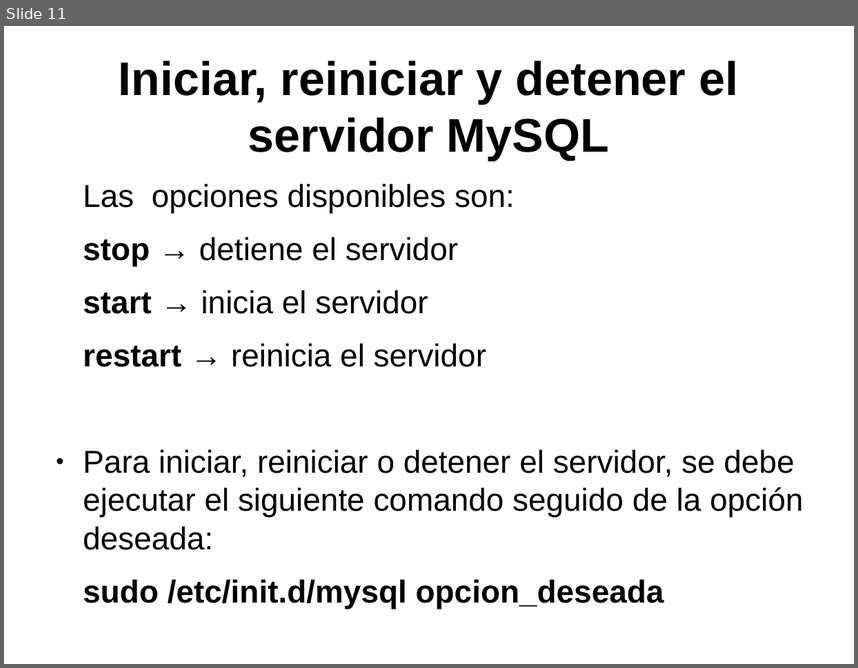
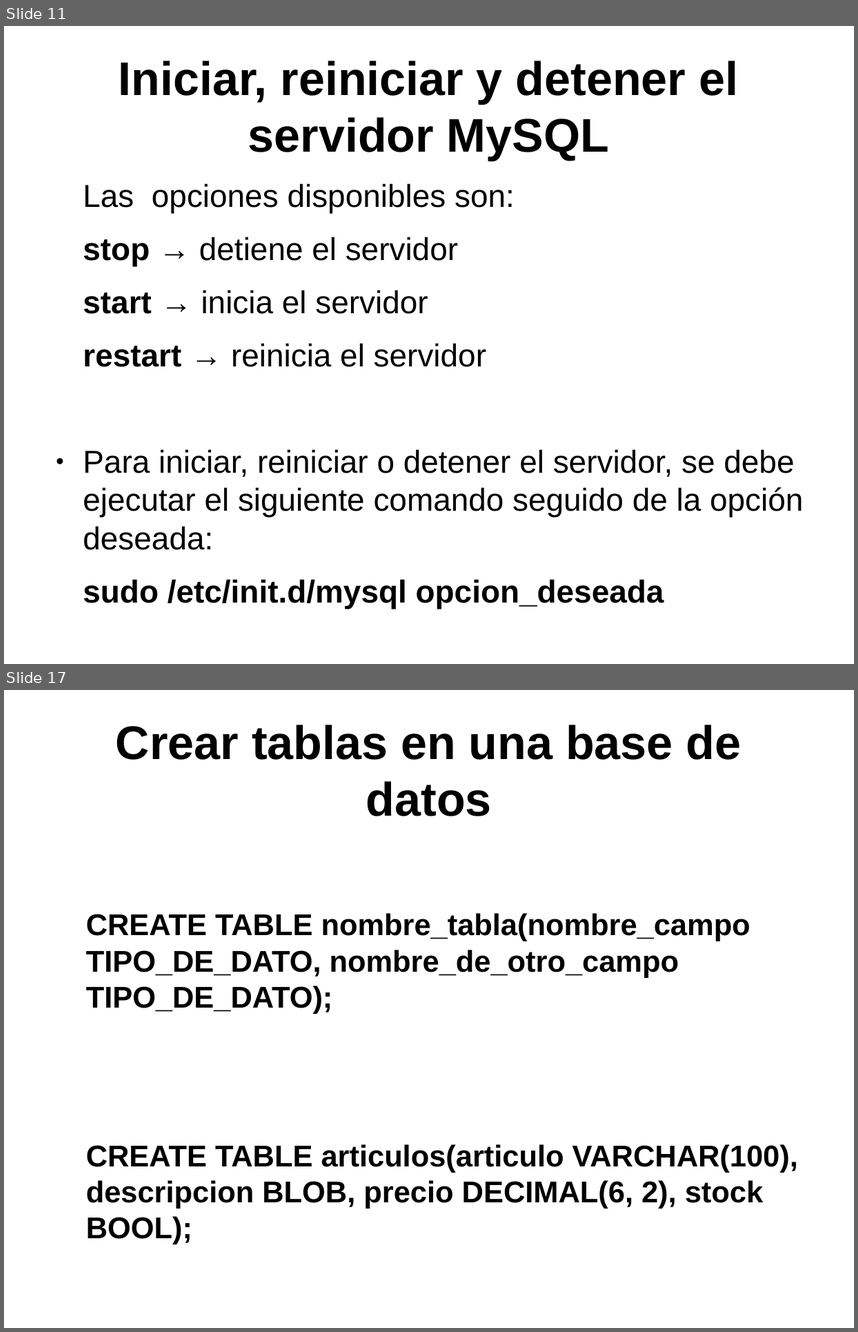
Before and after one commit to psicobyte/CursoPythonAvanzado, a slide deck: BaseDeDatosPython.odp. Shown one above the other, each under a label of ours: slide 11 before the commit, slides 11 and 17 after it; the slides between them are not shown. The pictures are 858x668 and 858x1332 pixels, drawn with LibreOffice and Linux fonts; fonts in the diff are those of the drawing. Boxes give left, top, right and bottom in pixels: in the first picture for what was removed or moved away, otherwise in the second. Text is boxed around its words. In the diff, an @@ line names an element or a change of style, - is before the commit and + after.

```diff
--- a/BaseDeDatosPython.odp
+++ b/BaseDeDatosPython.odp
@@ slide 17 added at (4,690,854,1328), background #FFFFFF @@
@@ title added at (116,724,742,816), 44 pt, text #000000, bold @@
+Crear tablas en una base de datos
@@ text added at (86,913,798,1244), 28 pt, text #000000, bold @@
+CREATE TABLE nombre_tabla(nombre_campo TIPO_DE_DATO, nombre_de_otro_campo TIPO_DE_DATO);
+CREATE TABLE articulos(articulo VARCHAR(100), descripcion BLOB, precio DECIMAL(6, 2), stock BOOL);
```
Also in this commit, not shown: 14 other slides added, 1 other file.
